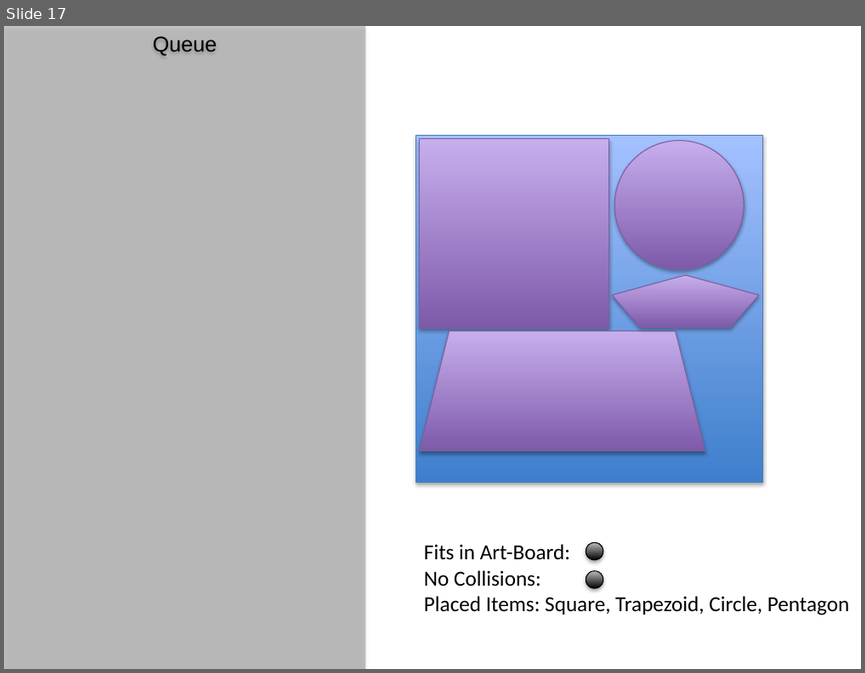
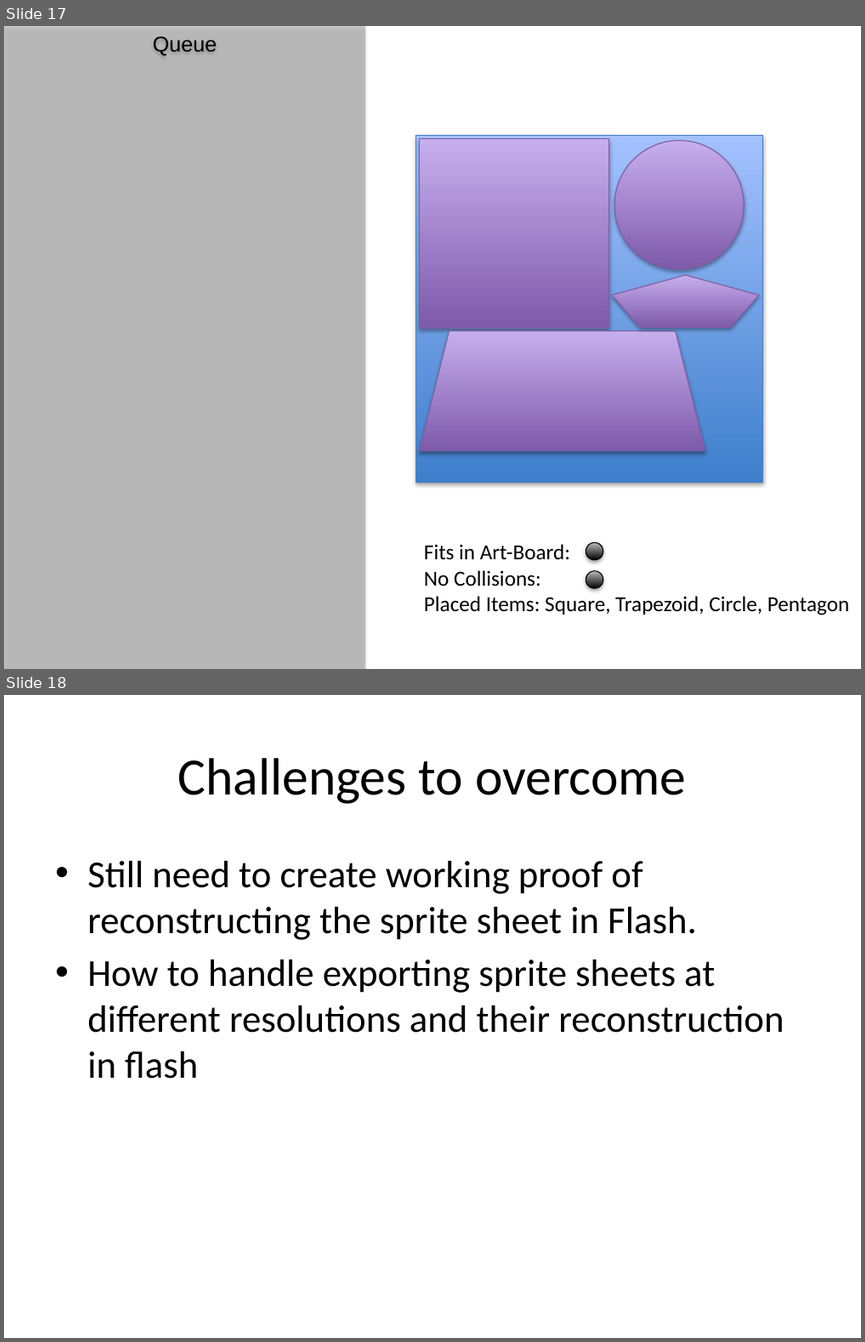
Before and after one commit to StJohn3D/santaCode2014, a slide deck: SantaCode_2014_StJohn.pptx. Shown one above the other, each under a label of ours: slide 17 before the commit, slides 17 and 18 after it. The pictures are 865x673 and 865x1342 pixels, drawn with LibreOffice and Linux fonts; fonts in the diff are those of the drawing. Boxes give left, top, right and bottom in pixels: in the first picture for what was removed or moved away, otherwise in the second. Text is boxed around its words. In the diff, an @@ line names an element or a change of style, - is before the commit and + after.

Commit message:
added some final closing thoughts

```diff
--- a/SantaCode_2014_StJohn.pptx
+++ b/SantaCode_2014_StJohn.pptx
@@ slide 18 added at <box>4,695,861,1338</box>, background #FFFFFF @@
@@ title added at <box>178,758,686,804</box>, 44 pt, text #000000 @@
+Challenges to overcome
@@ text added at <box>87,861,783,1078</box>, 32 pt, text #000000 @@
+• Still need to create working proof of reconstructing the sprite sheet in Flash.
+• How to handle exporting sprite sheets at different resolutions and their reconstruction in flash
```
